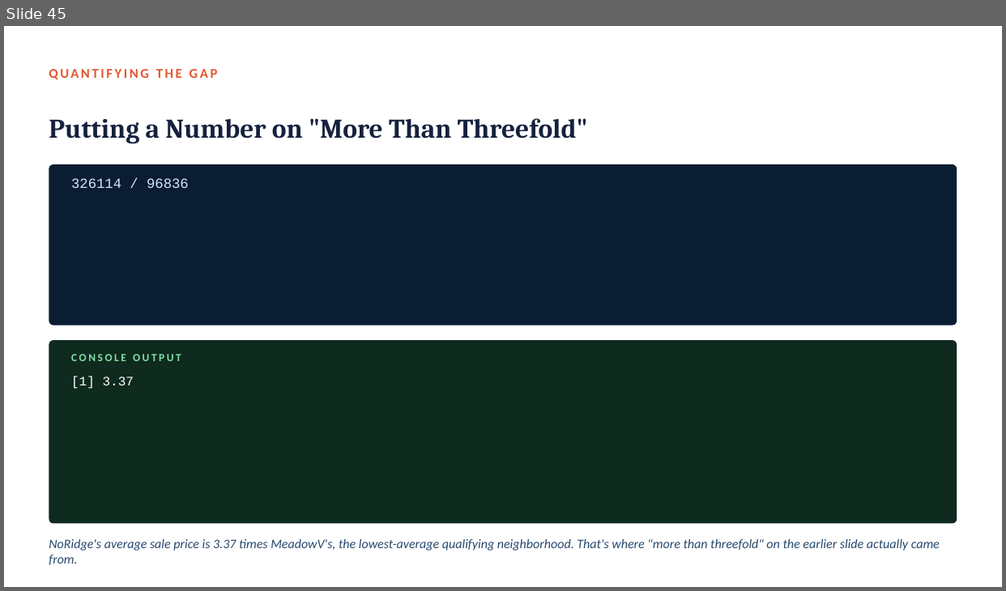
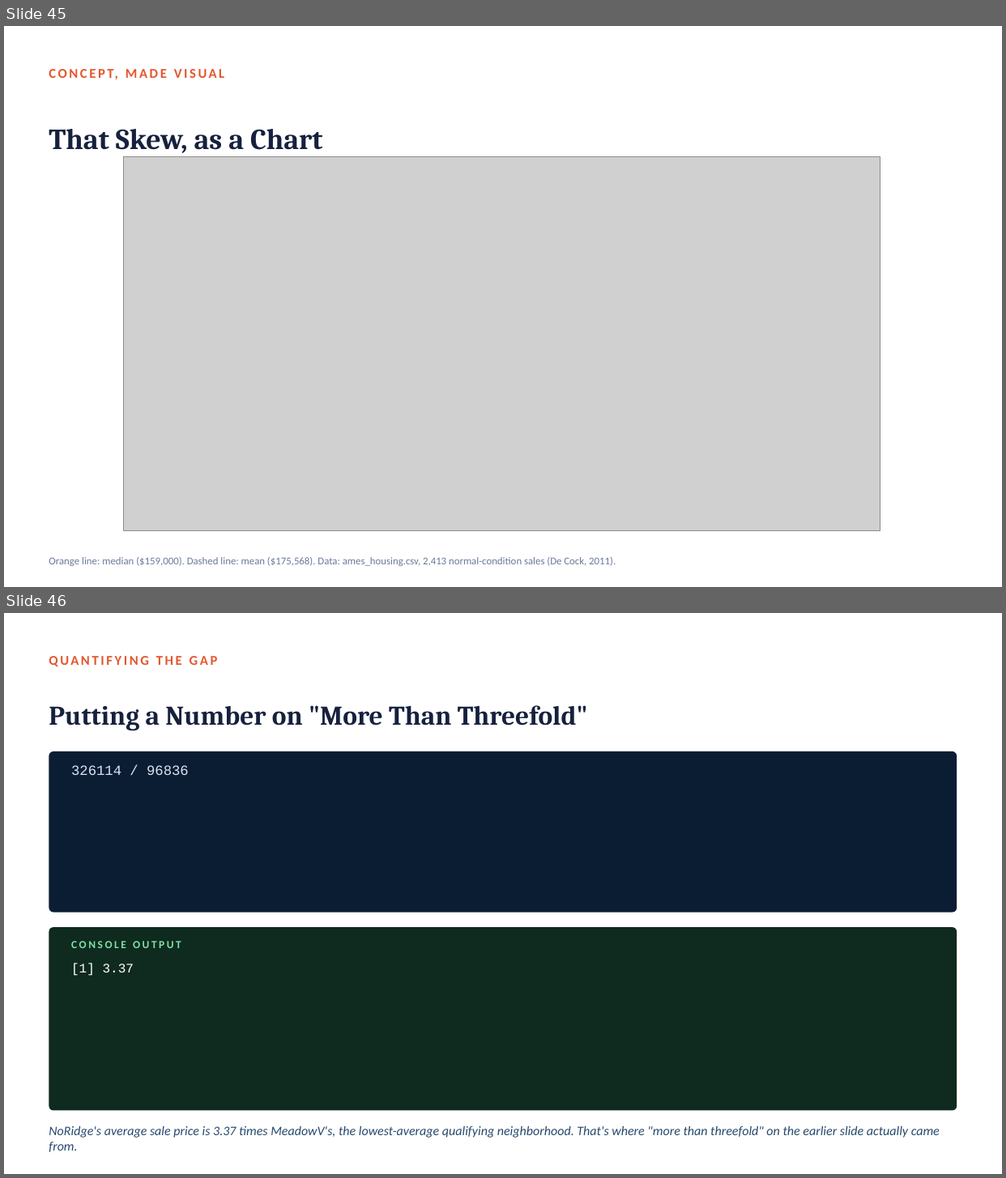
Before and after one commit to fmurital/Teaching-Curriculum, a slide deck: DATA-3230-Data-Visualization/01_Getting_Started_with_R_and_RStudio/Lecture_Slides/Module01_Getting_Started_with_R_and_RStudio.pptx. Shown one above the other, each under a label of ours: slide 45 before the commit, slides 45 and 46 after it. The pictures are 1006x591 and 1006x1178 pixels, drawn with LibreOffice and Linux fonts; fonts in the diff are those of the drawing; grey boxes stand for pictures. Boxes give left, top, right and bottom in pixels: in the first picture for what was removed or moved away, otherwise in the second. Text is boxed around its words. In the diff, an @@ line names an element or a change of style, - is before the commit and + after.

Commit message:
Add four real charts to the Module 1 deck (78 slides)
Module 1 leaned heavily on text/console-output cards with only one
actual chart in the whole deck, which is a weak showing for a data
visualization course's own teaching material. Adds four new chart
slides, each generated from the same real data already used
everywhere else in the module and now reproducible from the same
module1_first_look.R script: a sale-price histogram with mean/median
marked (visualizing the five-number-summary skew discussion), a bar
chart of average living area by neighborhood (mirroring the
sale-price chart for the practice-exercise reveal), a histogram of
the student dataset's final grade (G3), and a boxplot comparing G3
across the two study-time groups (turning the hi/lo mean comparison
into an actual chart rather than two printed numbers).

```diff
--- a/DATA-3230-Data-Visualization/01_Getting_Started_with_R_and_RStudio/Lecture_Slides/Module01_Getting_Started_with_R_and_RStudio.pptx
+++ b/DATA-3230-Data-Visualization/01_Getting_Started_with_R_and_RStudio/Lecture_Slides/Module01_Getting_Started_with_R_and_RStudio.pptx
@@ slide 45 added at [4, 26, 1002, 587], background #FFFFFF @@
@@ text added at [49, 60, 957, 86], 13 pt, text #E4572E, bold @@
+CONCEPT, MADE VISUAL
@@ text added at [49, 129, 323, 153], 28 pt, text #16213E, bold @@
+That Skew, as a Chart
@@ picture added at [124, 157, 880, 531] @@
@@ text added at [49, 557, 616, 566], 10 pt, text #6B7A99 @@
+Orange line: median ($159,000). Dashed line: mean ($175,568). Data: ames_housing.csv, 2,413 normal-condition sales (De Cock, 2011).
@@ what was slide 45 is now slide 46 @@
```
Also in this commit, not shown: 1 slide changed, 3 other slides added, 5 other files.
